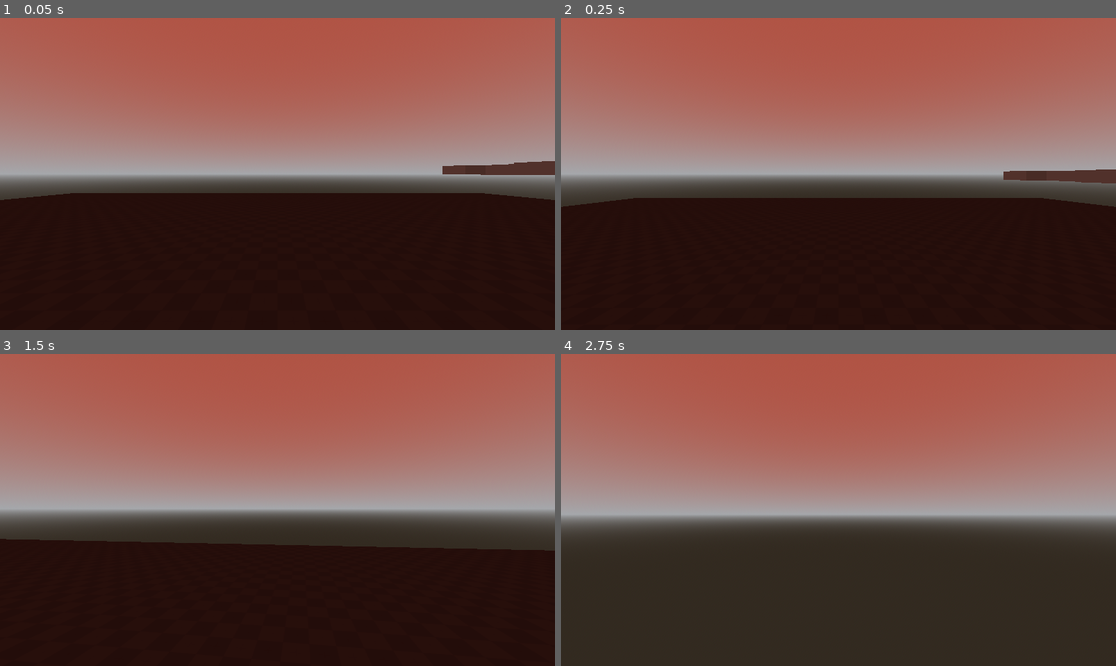
Above: before the commit, frames 1-4 (two rows, left to right).
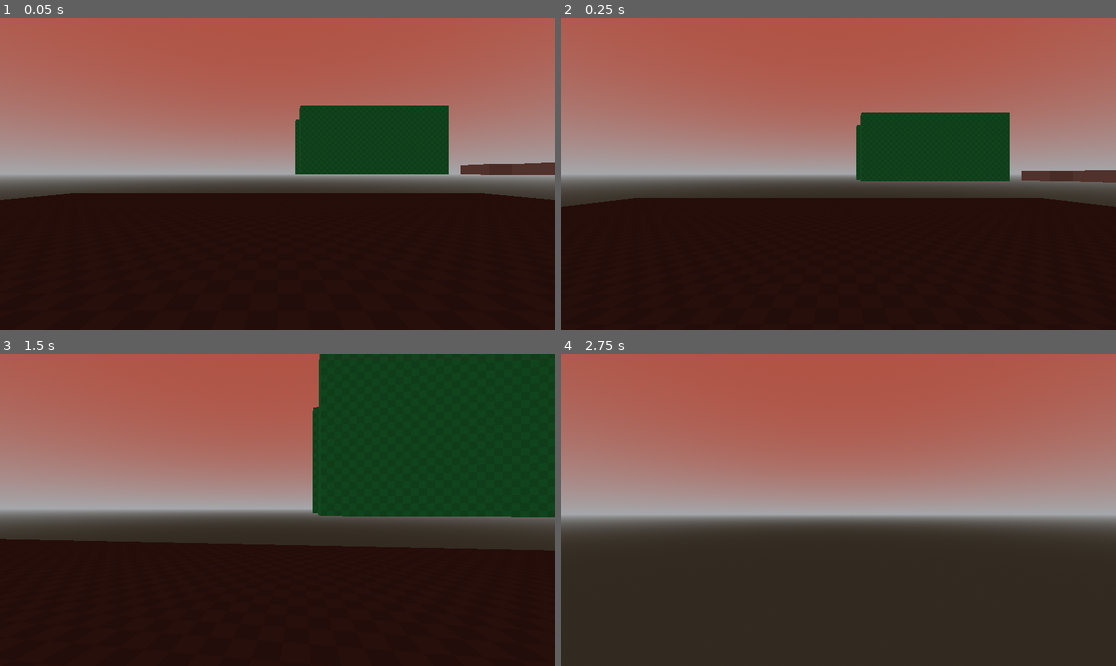
Above: after the commit, the same moments.

Repository: johnwdodge/pacmanninja
Game: Godot game, scene res://scenes/levels/test_level_2.tscn
The game is run twice, just before and just after one commit, with the same random seed, the same clock (stepped at 60 frames per second) and the same inputs. This scene is started directly instead of the project's main scene.
Inputs (mouse positions are in pixels of both pictures, inside the frame that each line leads up to):
- Up to frame 1 (0.05 s): no input
- Up to frame 2 (0.25 s): no input
- Up to frame 3 (1.5 s): tap Enter at 0.5 s; move the mouse to (305, 510) at 0.52 s; hold Ctrl (crouch) 0.53-1.28 s; hold W (move_forward) from 0.53 s (still down); tap Space (jump) at 0.77 s; move the mouse to (249, 510) at 1.27 s; tap Shift (sprint) at 1.35 s
- Up to frame 4 (2.75 s): keep holding W (move_forward); tap Space (jump) at 1.52 s; move the mouse to (849, 503) at 2.02 s; hold Ctrl (crouch) from 2.03 s (still down)

The runs differ from the first frame. In frame 1, 6.2% of the frame differs, in the area x 53-100%, y 28-51%; in frame 2, 6.2%; in frame 3, 23%, in the area x 56-100%, y 0-53%; in frame 4, nothing differs.

Commit message:
Update test_level_2.tscn

Diff:
--- a/scenes/levels/test_level_2.tscn
+++ b/scenes/levels/test_level_2.tscn
@@ -1,6 +1,7 @@
 [gd_scene format=3 uid="uid://dfosx500gg7vs"]
 
 [ext_resource type="Material" uid="uid://bcpx75tdlp5a1" path="res://assets/textures/black.tres" id="1_goahl"]
+[ext_resource type="Material" uid="uid://gca4wayvmo56" path="res://assets/textures/green.tres" id="2_722hl"]
 [ext_resource type="PackedScene" uid="uid://bx4kyblex8ucu" path="res://scenes/charcontrol.tscn" id="3_cxraw"]
 
 [sub_resource type="ProceduralSkyMaterial" id="ProceduralSkyMaterial_5idrc"]
@@ -31,17 +32,23 @@
 transform = Transform3D(1, 0, 0, 0, 1, 0, 0, 0, 1, 22.370644, 3.2829692, -7.519198)
 size = Vector3(5.195801, 1, 2.985962)
 
-[node name="CSGBox3D4" type="CSGBox3D" parent="CSGCombiner3D" unique_id=1582965422]
-transform = Transform3D(1, 0, 0, 0, 1, 0, 0, 0, 1, 22.370644, 3.2829692, -15.500043)
-size = Vector3(5.195801, 1, 2.985962)
-
 [node name="CSGBox3D6" type="CSGBox3D" parent="CSGCombiner3D" unique_id=294341802]
 transform = Transform3D(1, 0, 0, 0, 1, 0, 0, 0, 1, 22.466438, 3.2719178, -14.500269)
 size = Vector3(1.125061, 1, 14.822174)
 
 [node name="CSGBox3D5" type="CSGBox3D" parent="CSGCombiner3D" unique_id=1371567455]
-transform = Transform3D(1, 0, 0, 0, 1, 0, 0, 0, 1, 22.370644, 3.2829692, -22.909014)
+transform = Transform3D(1, 0, 0, 0, 1, 0, 0, 0, 1, 22.370644, 3.2829692, -20.469528)
 size = Vector3(5.195801, 1, 2.985962)
+
+[node name="CSGBox3D7" type="CSGBox3D" parent="CSGCombiner3D" unique_id=1150368413]
+transform = Transform3D(1, 0, 0, 0, -4.371139e-08, 1, 0, -1, -4.371139e-08, 8.55247, 5.8307753, -22.909014)
+size = Vector3(13.03833, 1, 6.0467224)
+material = ExtResource("2_722hl")
+
+[node name="CSGBox3D8" type="CSGBox3D" parent="CSGCombiner3D" unique_id=1083357284]
+transform = Transform3D(1, 0, 0, 0, -4.371139e-08, 1, 0, -1, -4.371139e-08, 8.55247, 5.8307753, -18.407955)
+size = Vector3(13.03833, 1, 6.0467224)
+material = ExtResource("2_722hl")
 
 [node name="charcontrol" parent="." unique_id=1193498515 instance=ExtResource("3_cxraw")]
 transform = Transform3D(1, 0, 0, 0, 1, 0, 0, 0, 1, 0, 2.1062434, 0)
